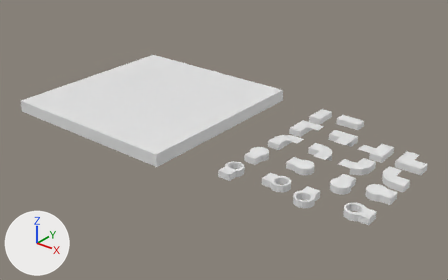
Before and after pictures for a commit that changed the Blender file Models/Ground Tiles.blend.
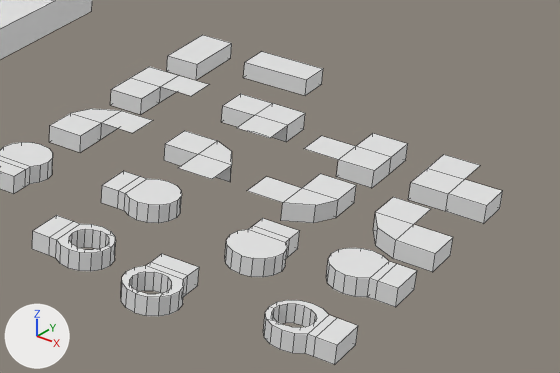
Each version is shown whole from a 50 mm lens placed at (24.05, -43.42, 20.99), pointed at (-4.03, -8.33, -0.76), then close up on the part from 56% to 100% of the width and 34% to 82% of the height. Every picture has the same lights, and +X, +Y and +Z are marked at lower left. The close-ups show mesh edges as thin lines.

The first close-up shows 'Circle 3', 'Circle 4', 'Hollow 2', 'Hollow 3', 'Hollow 4', 'L', 'L Backwards', 'L Backwards Upsidedown', 'L Upsidedown', 'r', 'r Backwards', 'r Backwards Upsidedown', 'r Upsidedown'.
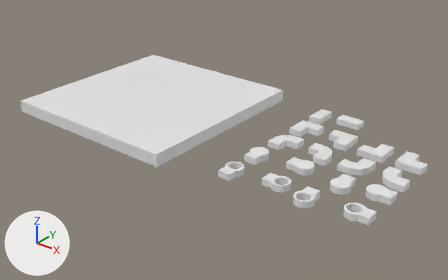
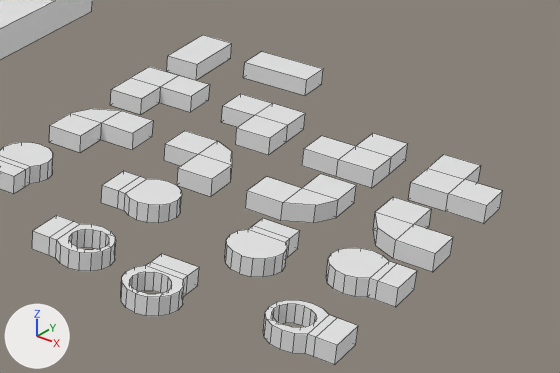
Changed parts and their boxes [x1, y1, x2, y2] in the close-ups (560 x 373 px):
'r Backwards Upsidedown', reshaped
    before: [247, 174, 356, 223]
    after: [245, 174, 356, 223]
'L Backwards', reshaped
    before: [304, 133, 408, 188]
    after: [302, 133, 408, 188]
'L Backwards Upsidedown', reshaped (27% taller)
    before: [221, 94, 305, 142]
    after: [221, 94, 305, 155]
'L Upsidedown', reshaped
    before: [111, 66, 209, 115]
    after: [111, 66, 210, 115]
'r Backwards', reshaped (29% taller)
    before: [164, 131, 232, 182]
    after: [164, 131, 232, 197]
part 1 of me_cube_027, built on
    before: [160, 75, 209, 102]
    after: [160, 75, 210, 112]
part 2 of me_cube_029, built on
    before: [237, 116, 288, 142]
    after: [235, 116, 288, 155]
part 3 of me_cube_030, built on
    before: [304, 136, 356, 160]
    after: [302, 136, 356, 177]
part 4 of me_cube_031, built on
    before: [428, 154, 480, 179]
    after: [428, 154, 481, 183]
part 5 of me_cube_033, built on
    before: [101, 111, 153, 139]
    after: [101, 111, 153, 150]
part 6 of me_cube_034, built on
    before: [179, 154, 232, 182]
    after: [177, 154, 232, 197]
part 7 of me_cube_035, built on
    before: [247, 177, 301, 203]
    after: [245, 177, 301, 220]
part 8 of me_cube_036, built on
    before: [376, 197, 431, 224]
    after: [376, 197, 431, 229]

Edits to the bpy script that builds the scene:
```text
Change me_cube_027:
    where me_cube_027.from_pydata(...)  # 14 vertices, 11 faces; spans x -1.0..3.0, y -1.0..1.0, z -1.0..1.0
    used by ob_l_upsidedown; location = (0.5, -4.0, 0.0); scale = (0.5, 1.0, 0.25)
    verts and faces of me_cube_027; kept vertices keep their numbers, new ones are numbered from 14
    me_cube_027 part 1
    add delete_faces([(6, 7, 11, 10), (7, 12, 13, 11)])
    add verts[14] = (3.0, 1.0, -1.0)  # pixel (208, 100)
    add verts[15] = (3.0, 0.0, -1.0)  # pixel (190, 112)
    add faces += [(6, 14, 15, 10), (7, 11, 13, 12), (10, 15, 13, 11), (12, 13, 15, 14), (6, 7, 12, 14)]
Change me_cube_029:
    where me_cube_029.from_pydata(...)  # 14 vertices, 11 faces; spans x -1.0..3.0, y -1.0..1.0, z -1.0..1.0
    used by ob_l_backwards_upsidedown; location = (4.0, -3.5, 0.0); rotation_euler = (0.0, 0.0, -1.571), in degrees (0, 0, -90); scale = (0.5, 1.0, 0.25)
    verts and faces of me_cube_029; kept vertices keep their numbers, new ones are numbered from 14
    me_cube_029 part 2
    add delete_faces([(6, 7, 11, 10), (7, 12, 13, 11)])
    add verts[14] = (3.0, 1.0, -1.0)  # pixel (268, 155)
    add verts[15] = (3.0, 0.0, -1.0)  # pixel (235, 144)
    add faces += [(7, 11, 13, 12), (6, 14, 15, 10), (6, 7, 12, 14), (12, 13, 15, 14), (10, 15, 13, 11)]
Change me_cube_030:
    where me_cube_030.from_pydata(...)  # 14 vertices, 11 faces; spans x -1.0..3.0, y -1.0..1.0, z -1.0..1.0
    used by ob_l_backwards; location = (7.5, -4.0, 0.0); rotation_euler = (0.0, 0.0, -3.142), in degrees (0, 0, -180); scale = (0.5, 1.0, 0.25)
    verts and faces of me_cube_030; kept vertices keep their numbers, new ones are numbered from 14
    me_cube_030 part 3
    add delete_faces([(6, 7, 11, 10), (7, 12, 13, 11)])
    add verts[14] = (3.0, 1.0, -1.0)  # pixel (301, 165)
    add verts[15] = (3.0, 0.0, -1.0)
    add faces += [(6, 14, 15, 10), (7, 11, 13, 12), (6, 7, 12, 14), (12, 13, 15, 14), (10, 15, 13, 11)]
Change me_cube_031:
    where me_cube_031.from_pydata(...)  # 14 vertices, 11 faces; spans x -1.0..3.0, y -1.0..1.0, z -1.0..1.0
    used by ob_l; location = (10.0, -4.5, 0.0); rotation_euler = (0.0, 0.0, -4.712), in degrees (0, 0, -270); scale = (0.5, 1.0, 0.25)
    verts and faces of me_cube_031; kept vertices keep their numbers, new ones are numbered from 14
    me_cube_031 part 4
    add delete_faces([(6, 7, 11, 10), (7, 12, 13, 11)])
    add verts[14] = (3.0, 1.0, -1.0)
    add verts[15] = (3.0, 0.0, -1.0)  # pixel (477, 182)
    add faces += [(6, 14, 15, 10), (7, 11, 13, 12), (6, 7, 12, 14), (12, 13, 15, 14), (10, 15, 13, 11)]
Change me_cube_033:
    where me_cube_033.from_pydata(...)  # 14 vertices, 11 faces; spans x -1.0..3.0, y -1.0..1.0, z -1.0..1.0
    used by ob_r; location = (0.5, -7.0, 0.0); scale = (0.5, 1.0, 0.25)
    verts and faces of me_cube_033; kept vertices keep their numbers, new ones are numbered from 14
    me_cube_033 part 5
    add delete_faces([(6, 7, 11, 10), (7, 12, 13, 11)])
    add verts[14] = (3.0, 1.0, -1.0)  # pixel (151, 136)
    add verts[15] = (3.0, 0.0, -1.0)  # pixel (132, 149)
    add faces += [(12, 13, 15, 14), (7, 11, 13, 12), (10, 15, 13, 11), (6, 14, 15, 10), (6, 7, 12, 14)]
Change me_cube_034:
    where me_cube_034.from_pydata(...)  # 14 vertices, 11 faces; spans x -1.0..3.0, y -1.0..1.0, z -1.0..1.0
    used by ob_r_backwards; location = (4.0, -6.5, 0.0); rotation_euler = (0.0, 0.0, -1.571), in degrees (0, 0, -90); scale = (0.5, 1.0, 0.25)
    verts and faces of me_cube_034; kept vertices keep their numbers, new ones are numbered from 14
    me_cube_034 part 6
    add delete_faces([(6, 7, 11, 10), (7, 12, 13, 11)])
    add verts[14] = (3.0, 0.0, -1.0)  # pixel (176, 185)
    add verts[15] = (3.0, 1.0, -1.0)  # pixel (210, 196)
    add faces += [(10, 14, 13, 11), (7, 11, 13, 12), (6, 7, 12, 15), (12, 13, 14, 15), (6, 15, 14, 10)]
Change me_cube_035:
    where me_cube_035.from_pydata(...)  # 14 vertices, 11 faces; spans x -1.0..3.0, y -1.0..1.0, z -1.0..1.0
    used by ob_r_backwards_upsidedown; location = (7.5, -7.0, 0.0); rotation_euler = (0.0, 0.0, -3.142), in degrees (0, 0, -180); scale = (0.5, 1.0, 0.25)
    verts and faces of me_cube_035; kept vertices keep their numbers, new ones are numbered from 14
    me_cube_035 part 7
    add delete_faces([(6, 7, 11, 10), (7, 12, 13, 11)])
    add verts[14] = (3.0, 1.0, -1.0)  # pixel (245, 208)
    add verts[15] = (3.0, 0.0, -1.0)
    add faces += [(12, 13, 15, 14), (7, 11, 13, 12), (6, 7, 12, 14), (10, 15, 13, 11), (6, 14, 15, 10)]
Change me_cube_036:
    where me_cube_036.from_pydata(...)  # 14 vertices, 11 faces; spans x -1.0..3.0, y -1.0..1.0, z -1.0..1.0
    used by ob_r_upsidedown; location = (10.0, -7.5, 0.0); rotation_euler = (0.0, 0.0, -4.712), in degrees (0, 0, -270); scale = (0.5, 1.0, 0.25)
    verts and faces of me_cube_036; kept vertices keep their numbers, new ones are numbered from 14
    me_cube_036 part 8
    add delete_faces([(6, 7, 11, 10), (7, 12, 13, 11)])
    add verts[14] = (3.0, 1.0, -1.0)
    add verts[15] = (3.0, 0.0, -1.0)  # pixel (428, 226)
    add faces += [(6, 14, 15, 10), (7, 11, 13, 12), (12, 13, 15, 14), (10, 15, 13, 11), (6, 7, 12, 14)]
```
